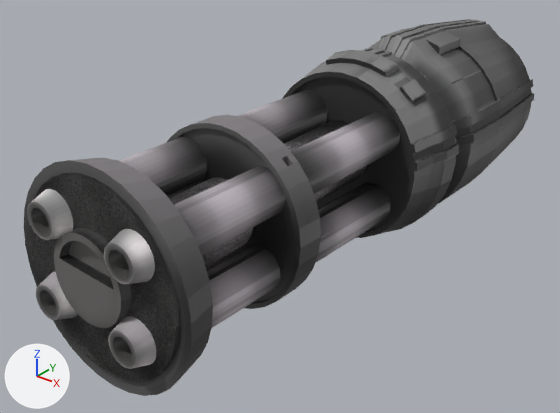
Renders of the glTF model entities/weapons/ranged_weapons/ranged_weapon_models/minigun/art/minigun.glb from each side of a commit.
Rendered twice from a 50 mm camera at (2.12, -3.58, 1.55) aimed at (-0.19, -0.7, -0.24). Lighting does not change. The marker at lower left points along +X, +Y and +Z.

Before the edit, the objects in view are built like this:
```python
ob_cylinder_002 = bpy.data.objects.new('Cylinder.002', me_cylinder_002)
ob_cylinder_002.location = (0.0, -1.12, 0.026)
ob_cylinder_002.rotation_euler = (-1.586, -2.982, 0.0)  # degrees (-91, -171, 0)
ob_cylinder_002.scale = (-0.165, -0.165, -0.815)
ob_cylinder_005 = bpy.data.objects.new('Cylinder.005', me_cylinder_006)
ob_cylinder_005.location = (0.0, -1.173, 0.018)
ob_cylinder_005.rotation_euler = (1.566, 0.0614, 0.0)  # degrees (90, 3.5, 0)
ob_cylinder_005.scale = (0.108, 0.108, 1.04)
ob_cylinder_007 = bpy.data.objects.new('Cylinder.007', me_cylinder_008)
ob_cylinder_007.location = (0.0, -2.067, 0.032)
ob_cylinder_007.rotation_euler = (1.566, 0.0614, 0.0)  # degrees (90, 3.5, 0)
ob_cylinder_007.scale = (0.108, 0.108, 0.0487)
ob_cylinder_008 = bpy.data.objects.new('Cylinder.008', me_cylinder_010)
ob_cylinder_008.location = (0.001, -1.96, 0.011)
ob_cylinder_008.rotation_euler = (-1.586, 0.0614, 0.0)  # degrees (-91, 3.5, 0)
ob_cylinder_008.scale = (-0.424, -0.424, -0.0769)
# also in view: 'Cylinder.006' at (0.01, 0.35, 0.02); 'Cylinder.004' at (0.0, -1.61, 0.0)
```
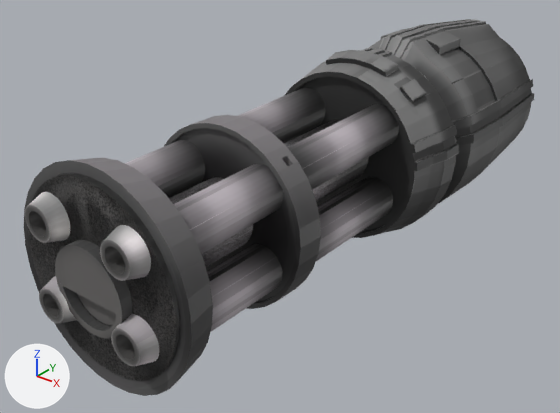
Edits to the bpy script that builds the scene:
```text
Change ob_cylinder_005:
    ob_cylinder_005.rotation_euler: (1.566, 0.0614, 0.0) -> (1.566, -3.142, 0.0)  # degrees (90, 3.5, 0) -> degrees (90, -180, 0)
Change ob_cylinder_007:
    ob_cylinder_007.rotation_euler: (1.566, 0.0614, 0.0) -> (1.566, -3.142, 0.0)  # degrees (90, 3.5, 0) -> degrees (90, -180, 0)
Change ob_cylinder_008:
    ob_cylinder_008.rotation_euler: (-1.586, 0.0614, 0.0) -> (1.556, 0.0, -3.142)  # degrees (-91, 3.5, 0) -> degrees (89, 0, -180)
```

What differs and where, as boxes (x1, y1, x2, y2) in the pictures (560 x 413 px):
'Cylinder.005', turned: before (119, 90, 400, 328); after (125, 87, 399, 331)
'Cylinder.008', turned: before (29, 173, 180, 382); after (28, 173, 179, 381)
'Cylinder.007', turned: before (27, 189, 156, 369); after (25, 192, 159, 366)
